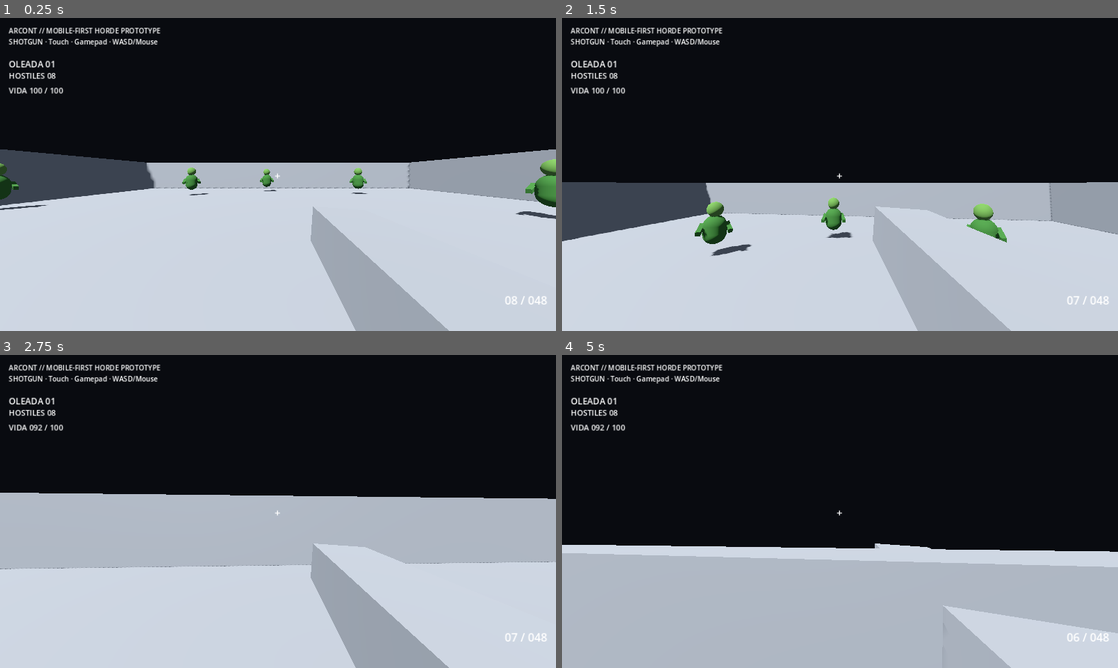
Above: before the commit, frames 1-4 (two rows, left to right).
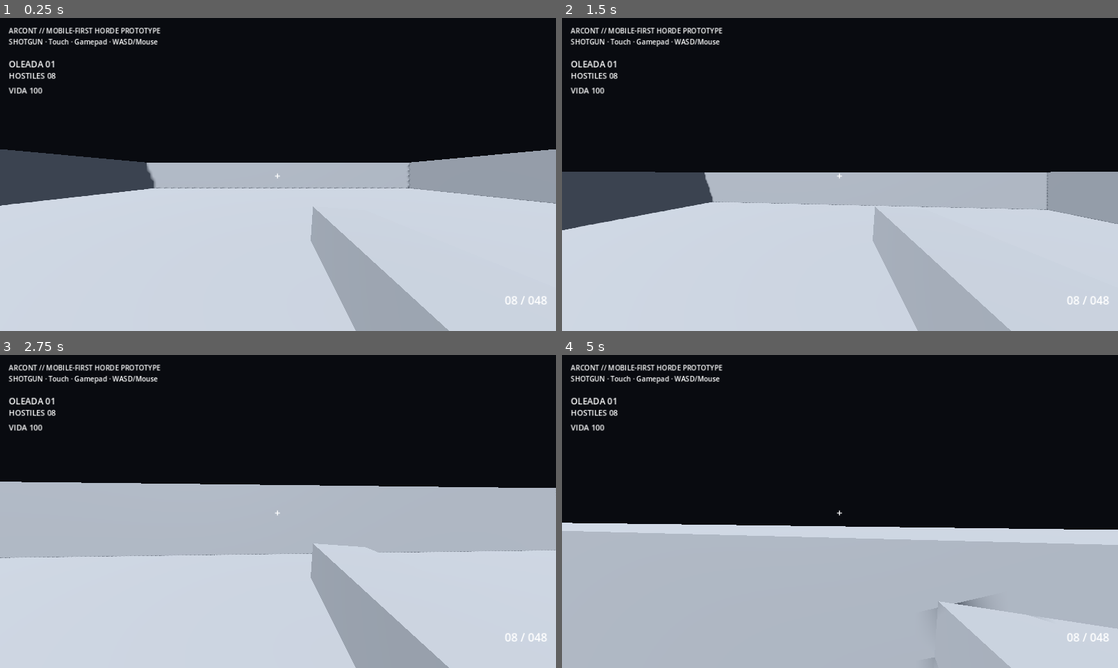
Above: after the commit, the same moments.

Repository: heliossamuelhernandezreyes/Arcont
Game: Godot game, scene res://scenes/main.tscn
Two runs of this game, one before a commit and one after it. Both use one fixed random seed, a clock stepped at 60 frames per second and the inputs below.
Inputs (mouse positions are in pixels of both pictures, inside the frame that each line leads up to):
- Up to frame 1 (0.25 s): no input
- Up to frame 2 (1.5 s): move the mouse to (867, 174) at 0.52 s; hold Shift (sprint) 0.53-1.28 s; hold W (move_forward) from 0.53 s (still down); click (867, 174) at 0.67 s; tap Space (jump) at 0.77 s; move the mouse to (812, 174) at 1.27 s; tap Shift (sprint) at 1.35 s
- Up to frame 3 (2.75 s): keep holding W (move_forward); tap Space (jump) at 1.52 s; move the mouse to (289, 505) at 2.02 s; hold Shift (sprint) from 2.03 s (still down)
- Up to frame 4 (5 s): keep holding W (move_forward); move the mouse to (834, 517) at 2.77 s; release Shift (sprint) at 2.78 s; tap Shift (sprint) at 2.85, 4.35 s; click (834, 517) at 2.92 s; tap Space (jump) at 3.02, 3.77, 4.52 s; move the mouse to (878, 514) at 3.52 s; hold Shift (sprint) 3.53-4.28 s; move the mouse to (795, 508) at 4.27 s

The runs differ from the first frame. In frame 1, 1.2% of the frame differs, in the area x 0-100%, y 22-65%; in frame 2, 7.8%; in frame 3, 6.6%; in frame 4, 11%, in the area x 0-100%, y 22-98%.
Error after the commit: Parse Error: Cannot infer the type of "organic" variable because the value doesn't have a set type. (res://scripts/weapon.gd:80)

Commit message:
feat: expose shot impact feedback signals

Diff:
--- a/scripts/weapon.gd
+++ b/scripts/weapon.gd
@@ -4,6 +4,7 @@
 signal reload_state_changed(active: bool)
 signal recoil_requested(pitch: float, yaw: float)
 signal shot_fired
+signal impact_feedback(hit_point: Vector3, hit_normal: Vector3, organic: bool)
 
 @export var weapon_name := "Prototype Shotgun"
 @export var damage := 18.0
@@ -16,7 +17,7 @@
 @export var pellets := 8
 @export var spread_degrees := 5.2
 @export var range := 55.0
-@export var impact_force := 1.45
+@export var impact_force := 8.5
 
 @onready var camera: Camera3D = get_parent() as Camera3D
 
@@ -75,7 +76,10 @@
 			continue
 		var collider = result.get("collider")
 		var hit_point: Vector3 = result.get("position", origin)
-		if collider and collider.has_method("apply_hit"):
+		var hit_normal: Vector3 = result.get("normal", -direction)
+		var organic := collider and collider.has_method("apply_hit")
+		impact_feedback.emit(hit_point, hit_normal, organic)
+		if organic:
 			collider.apply_hit(hit_point, direction, damage, "shotgun", impact_force)
 
 func request_reload() -> bool:
